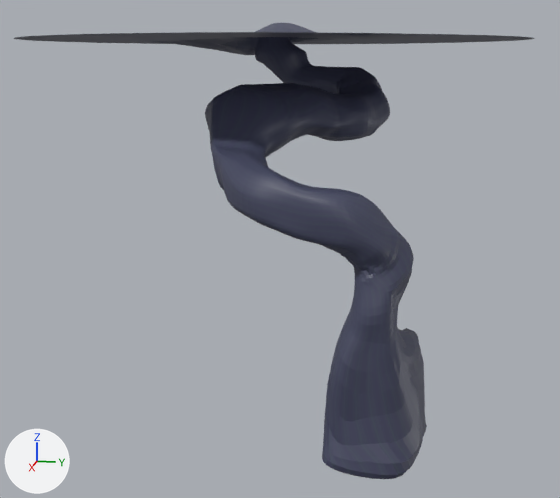
Before and after pictures for a commit that changed the FBX model Assets/Model/Tunnel.fbx.
Both versions are drawn from a 50 mm camera at (213.6, 44.3, -5.0) aimed at (7.6, 3.1, -56.5). Every picture has the same lights, and +X, +Y and +Z are marked at lower left. Where no turn or scale is listed for an object, it has been applied to the vertices.
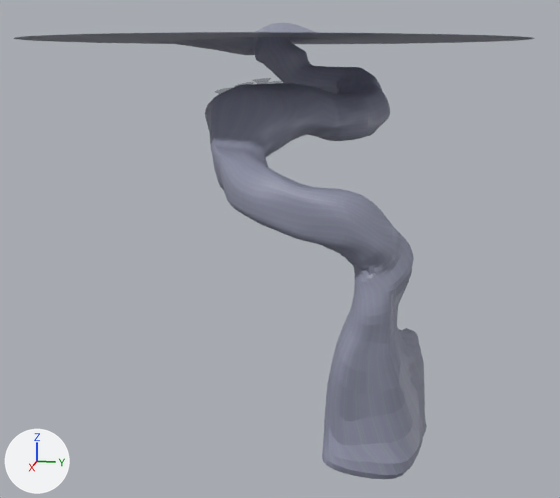
Pixel boxes (x1, y1, x2, y2) of what changed, in the pictures (560 x 498 px):
'Torus', surface changed (blue to grey)
    both: (17, 23, 529, 479)

The change in detail:
Picture 'Stein_3.png' (img_stein_3_png) is now built by load_image('Stein_3.png', '../Textures/Stein_3.png', 64, 64, 'Non-Color') instead of load_image('Stein_3.png', '../Textures/Stein_3.png', 64, 64, 'sRGB').
